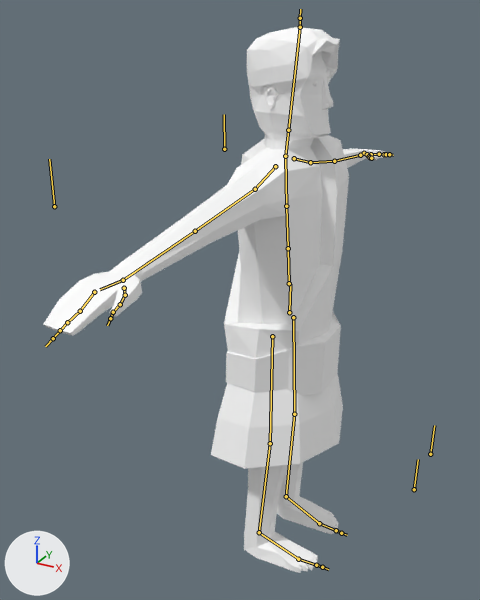
The Blender file Blend/HumanPlayer.blend as it was, and as the next commit left it.
Camera for both pictures: a camera (50 mm lens) standing at (2.56, -5.63, 5.67) and looking at (-0.48, -0.1, 2.91). The lights are fixed; the arrows at lower left show +X, +Y and +Z. The bones that bend it are drawn over the model as lines.

Names of what the first picture shows: 'Belt', 'Human_Mesh', 'Tunic'.
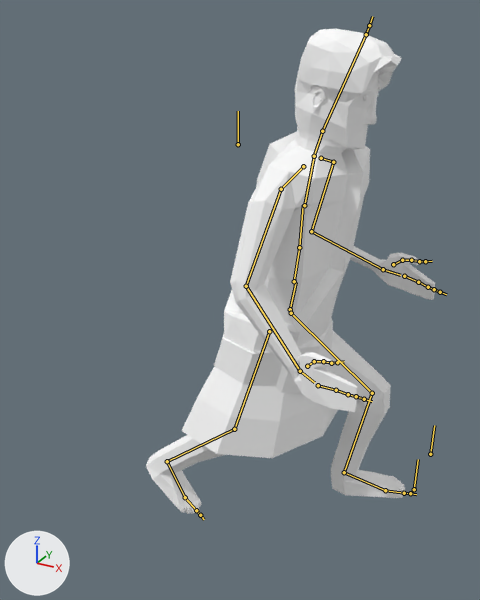
The newer file adds an action. The first version stands in its rest pose; the second is drawn at frame 40 of the action 'Run'.

Boxes [x1, y1, x2, y2] around the edits, measured in the pictures (480 x 600 px):
```json
{"object": "Human_Mesh", "change": "posed", "before": [44, 27, 388, 573], "after": [146, 29, 435, 514], "on screen": "16% narrower, 11% shorter"}
{"object": "Tunic", "change": "posed", "before": [211, 135, 349, 469], "after": [182, 131, 370, 458], "on screen": "36% wider"}
{"object": "Belt", "change": "posed", "before": [226, 312, 341, 396], "after": [214, 318, 333, 394]}
{"bone": "Hips", "before": "(289, 312) to (290, 284)", "after": "(290, 309) to (296, 282)"}
{"bone": "Spine1", "before": "(288, 248) to (286, 206)", "after": "(299, 247) to (303, 205)"}
{"bone": "Spine2", "before": "(286, 206) to (285, 156)", "after": "(304, 205) to (314, 157)"}
{"bone": "Head", "before": "(288, 130) to (300, 27)", "after": "(322, 131) to (366, 34)"}
{"bone": "HandIKR", "before": "(123, 280) to (100, 289)", "after": "(300, 371) to (314, 382)"}
{"bone": "ElbowL", "before": "(224, 149) to (224, 114)", "after": "(238, 144) to (238, 111)"}
{"bone": "HandIKL", "before": "(360, 155) to (363, 153)", "after": "(383, 269) to (400, 275)"}
{"bone": "FootIKL", "before": "(286, 496) to (319, 523)", "after": "(344, 472) to (385, 490)"}
{"bone": "FootIKR", "before": "(259, 532) to (298, 559)", "after": "(167, 461) to (185, 497)"}
```

Scene script edits in JSON lines:
```json
{"block": "bone_hips", "where": "bone_hips = bpy.data.objects['Human Armature'].pose.bones['Hips']"}
{"op": "set", "path": "bone_hips.location", "old": "(0.0, 0.0, 0.0)", "new": "(0.0, 0.05, 0.0)"}
{"op": "set", "path": "bone_hips.rotation_quaternion", "old": "(1.0, 0.0, 0.0, 0.0)", "new": "(0.996, 0.088, 0.0, 0.0)", "note": "degrees (0, 0, 0) -> degrees (10, 0, 0)"}
{"block": "bone_spine1", "where": "bone_spine1 = bpy.data.objects['Human Armature'].pose.bones['Spine1']  # child of 'Spine'"}
{"op": "set", "path": "bone_spine1.rotation_quaternion", "old": "(1.0, 0.0, 0.0, 0.0)", "new": "(0.999, -0.034, 0.0, 0.0)", "note": "degrees (0, 0, 0) -> degrees (-4, 0, 0)"}
{"block": "bone_spine2", "where": "bone_spine2 = bpy.data.objects['Human Armature'].pose.bones['Spine2']  # child of 'Spine1'"}
{"op": "set", "path": "bone_spine2.location", "old": "(0.0, 0.0, 0.0)", "new": "(0.0, 0.0, 0.03)"}
{"op": "set", "path": "bone_spine2.rotation_quaternion", "old": "(1.0, 0.0, 0.0, 0.0)", "new": "(0.999, 0.053, 0.0, 0.0)", "note": "degrees (0, 0, 0) -> degrees (6, 0, 0)"}
{"block": "bone_head", "where": "bone_head = bpy.data.objects['Human Armature'].pose.bones['Head']  # child of 'Neck'"}
{"op": "set", "path": "bone_head.rotation_quaternion", "old": "(1.0, 0.0, 0.0, 0.0)", "new": "(0.999, 0.046, 0.0, 0.0)", "note": "degrees (0, 0, 0) -> degrees (5, 0, 0)"}
{"block": "bone_handikr", "where": "bone_handikr = bpy.data.objects['Human Armature'].pose.bones['HandIKR']"}
{"op": "set", "path": "bone_handikr.location", "old": "(0.0, 0.0, 0.0)", "new": "(0.56, -2.26, 1.91)"}
{"op": "set", "path": "bone_handikr.rotation_quaternion", "old": "(1.0, 0.0, 0.0, 0.0)", "new": "(0.588, 0.459, 0.55, -0.375)", "note": "degrees (0, 0, 0) -> degrees (102, 82, 29)"}
{"block": "bone_elbowr", "where": "bone_elbowr = bpy.data.objects['Human Armature'].pose.bones['ElbowR']"}
{"op": "set", "path": "bone_elbowr.location", "old": "(0.0, 0.0, 0.0)", "new": "(-0.29, -0.43, 9.13)"}
{"block": "bone_elbowl", "where": "bone_elbowl = bpy.data.objects['Human Armature'].pose.bones['ElbowL']"}
{"op": "set", "path": "bone_elbowl.location", "old": "(0.0, 0.0, 0.0)", "new": "(0.0, 0.0, -0.5)"}
{"block": "bone_handikl", "where": "bone_handikl = bpy.data.objects['Human Armature'].pose.bones['HandIKL']"}
{"op": "set", "path": "bone_handikl.location", "old": "(0.0, 0.0, 0.0)", "new": "(-0.78, -1.86, 1.56)"}
{"op": "set", "path": "bone_handikl.rotation_quaternion", "old": "(1.0, 0.0, 0.0, 0.0)", "new": "(0.592, 0.476, -0.328, 0.561)", "note": "degrees (0, 0, 0) -> degrees (31, -67, 66)"}
{"block": "bone_footikl", "where": "bone_footikl = bpy.data.objects['Human Armature'].pose.bones['FootIKL']"}
{"op": "set", "path": "bone_footikl.location", "old": "(0.0, 0.0, 0.0)", "new": "(-0.36, 0.59, 0.98)"}
{"op": "set", "path": "bone_footikl.rotation_quaternion", "old": "(1.0, 0.0, 0.0, 0.0)", "new": "(0.992, 0.087, 0.012, 0.087)", "note": "degrees (0, 0, 0) -> degrees (10, 1, 10)"}
{"block": "bone_footikr", "where": "bone_footikr = bpy.data.objects['Human Armature'].pose.bones['FootIKR']"}
{"op": "set", "path": "bone_footikr.location", "old": "(0.0, 0.0, 0.0)", "new": "(-0.11, -1.95, 0.05)"}
{"op": "set", "path": "bone_footikr.rotation_quaternion", "old": "(1.0, 0.0, 0.0, 0.0)", "new": "(0.927, -0.373, 0.022, 0.018)", "note": "degrees (0, 0, 0) -> degrees (-44, 3, 1)"}
```
